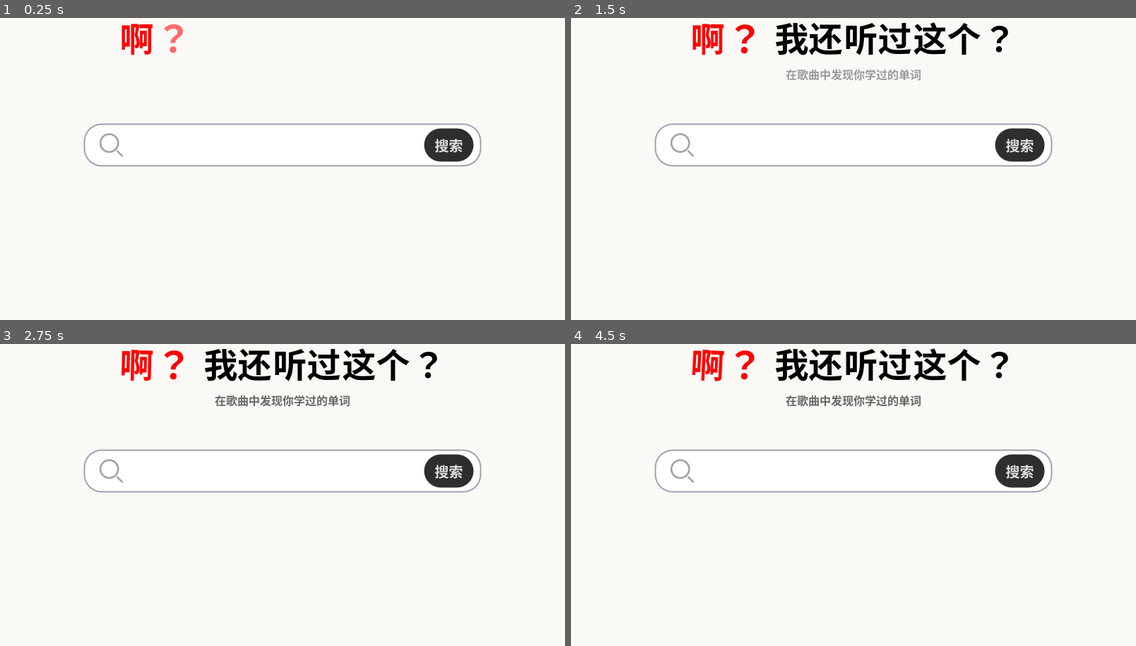
Above: before the commit, frames 1-4 (two rows, left to right).
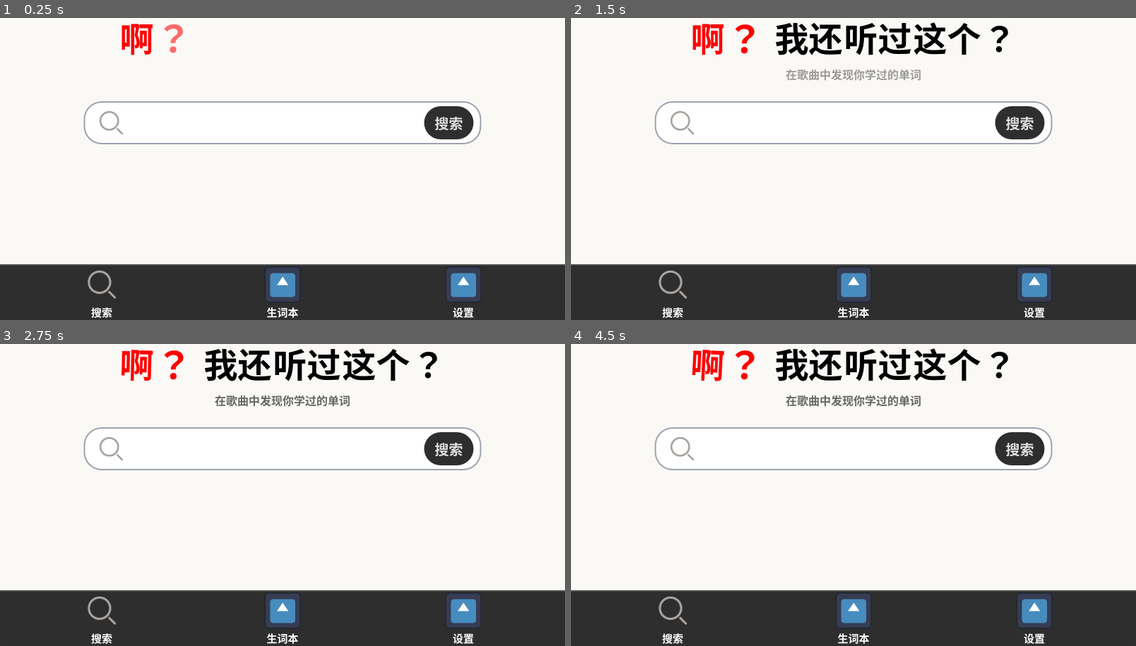
Above: after the commit, the same moments.

Repository: xingguix/wait-ive-heard-this
Game: Godot game, scene res://main_tab.tscn
The game is run twice, just before and just after one commit, with the same random seed, the same clock (stepped at 60 frames per second) and the same inputs. Before the commit the project starts from res://main_search.tscn. The engine's default icon, where the game draws it, is replaced by a stand-in: a white triangle on a blue panel in a dark square.
Inputs (mouse positions are in pixels of both pictures, inside the frame that each line leads up to):
- Up to frame 1 (0.25 s): no input
- Up to frame 2 (1.5 s): click (672, 292) at 0.52 s; click (853, 292) at 1.27 s
- Up to frame 3 (2.75 s): click (463, 618) at 2.02 s
- Up to frame 4 (4.5 s): click "搜索" at 2.75 s; click "搜索" at 3.5 s; click (672, 618) at 4.27 s

The runs differ from the first frame. In frame 1, 21% of the frame differs, in the area x 0-100%, y 27-100%; in frame 2, 21%; in frame 3, 21%; in frame 4, 21%.

Commit message:
tab栏加载search_scene完成

Diff:
--- a/main_search.tscn
+++ b/main_search.tscn
@@ -173,9 +173,9 @@
 anchor_right = 1.0
 anchor_bottom = 0.5
 offset_left = 237.0
-offset_top = 98.0
+offset_top = 35.0
 offset_right = -237.0
-offset_bottom = 220.0
+offset_bottom = 157.0
 grow_horizontal = 2
 grow_vertical = 2
 theme_override_colors/font_color = Color(0, 0, 0, 1)
--- a/main_tab.tscn
+++ b/main_tab.tscn
@@ -1,5 +1,6 @@
 [gd_scene format=3 uid="uid://bvksuytiim5o8"]
 
+[ext_resource type="PackedScene" uid="uid://bl8decfsbhyw" path="res://main_search.tscn" id="1_8yunk"]
 [ext_resource type="PackedScene" uid="uid://bw3c77ib4ug2e" path="res://tab.tscn" id="1_htfve"]
 [ext_resource type="Texture2D" uid="uid://cyph6mjinq3a8" path="res://resources/search.svg" id="2_l8dkr"]
 
@@ -11,17 +12,27 @@
 grow_horizontal = 2
 grow_vertical = 2
 
-[node name="TabPanel" type="Panel" parent="." unique_id=813748071]
+[node name="VBoxContainer" type="VBoxContainer" parent="." unique_id=1902593727]
 layout_mode = 1
-anchors_preset = -1
-anchor_top = 0.94600004
+anchors_preset = 15
 anchor_right = 1.0
 anchor_bottom = 1.0
-offset_top = -119.00006
 grow_horizontal = 2
-grow_vertical = 0
+grow_vertical = 2
 
-[node name="HBoxContainer" type="HBoxContainer" parent="TabPanel" unique_id=1485680925]
+[node name="MainSceneControl" type="Control" parent="VBoxContainer" unique_id=2016242797]
+layout_mode = 2
+size_flags_vertical = 3
+size_flags_stretch_ratio = 5.5
+
+[node name="Control" parent="VBoxContainer/MainSceneControl" unique_id=661203023 instance=ExtResource("1_8yunk")]
+layout_mode = 1
+
+[node name="TabPanel" type="Panel" parent="VBoxContainer" unique_id=813748071]
+layout_mode = 2
+size_flags_vertical = 3
+
+[node name="HBoxContainer" type="HBoxContainer" parent="VBoxContainer/TabPanel" unique_id=1485680925]
 layout_mode = 1
 anchors_preset = -1
 anchor_left = 0.020000009
@@ -35,18 +46,18 @@
 alignment = 1
 metadata/_edit_use_anchors_ = true
 
-[node name="Tab" parent="TabPanel/HBoxContainer" unique_id=1131979985 instance=ExtResource("1_htfve")]
+[node name="Tab" parent="VBoxContainer/TabPanel/HBoxContainer" unique_id=1131979985 instance=ExtResource("1_htfve")]
 layout_mode = 2
 size_flags_horizontal = 3
 tab_name = "搜索"
 tab_texture = ExtResource("2_l8dkr")
 
-[node name="Tab2" parent="TabPanel/HBoxContainer" unique_id=394985030 instance=ExtResource("1_htfve")]
+[node name="Tab2" parent="VBoxContainer/TabPanel/HBoxContainer" unique_id=394985030 instance=ExtResource("1_htfve")]
 layout_mode = 2
 size_flags_horizontal = 3
 tab_name = "生词本"
 
-[node name="Tab3" parent="TabPanel/HBoxContainer" unique_id=1511758211 instance=ExtResource("1_htfve")]
+[node name="Tab3" parent="VBoxContainer/TabPanel/HBoxContainer" unique_id=1511758211 instance=ExtResource("1_htfve")]
 layout_mode = 2
 size_flags_horizontal = 3
 tab_name = "设置"
--- a/project.godot
+++ b/project.godot
@@ -11,7 +11,7 @@
 [application]
 
 config/name="Wait Ive heard this"
-run/main_scene="uid://bl8decfsbhyw"
+run/main_scene="uid://bvksuytiim5o8"
 config/features=PackedStringArray("4.6", "Mobile")
 boot_splash/bg_color=Color(0.9607843, 0.9607843, 0.9411765, 1)
 config/icon="res://icon.svg"
